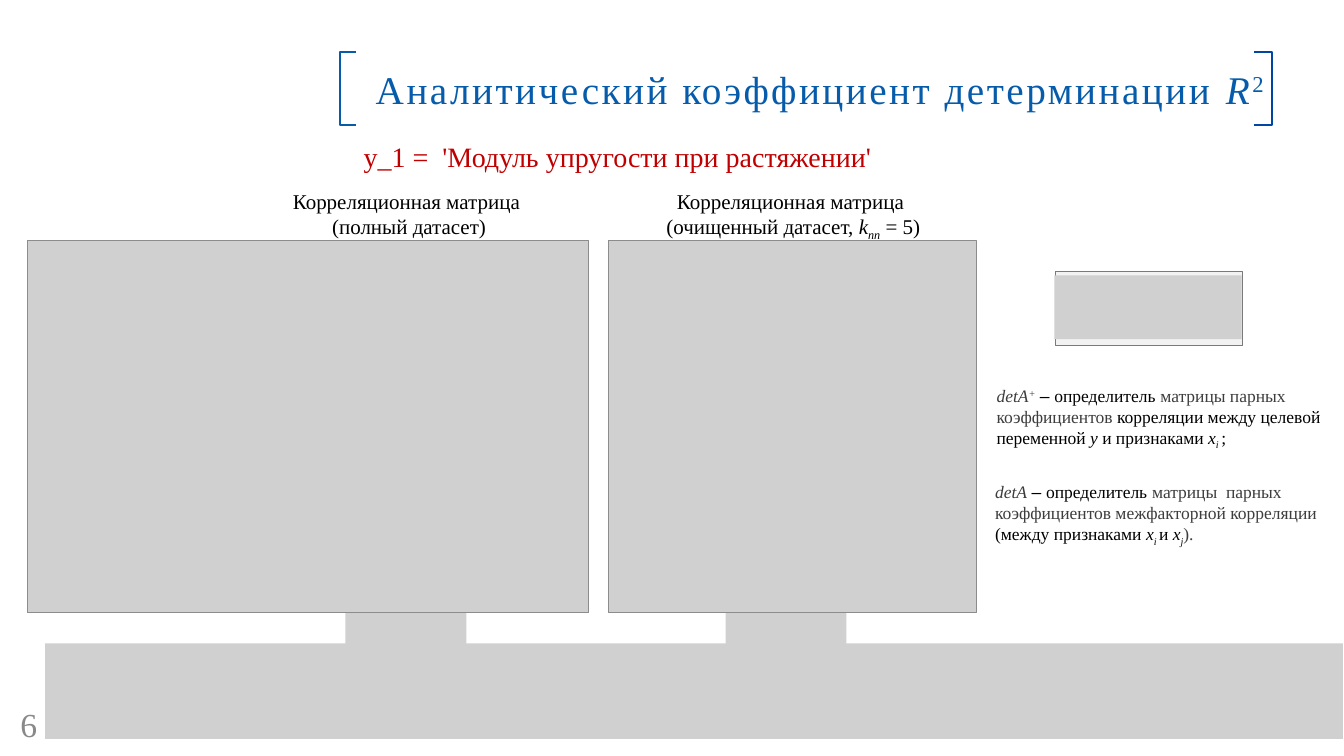
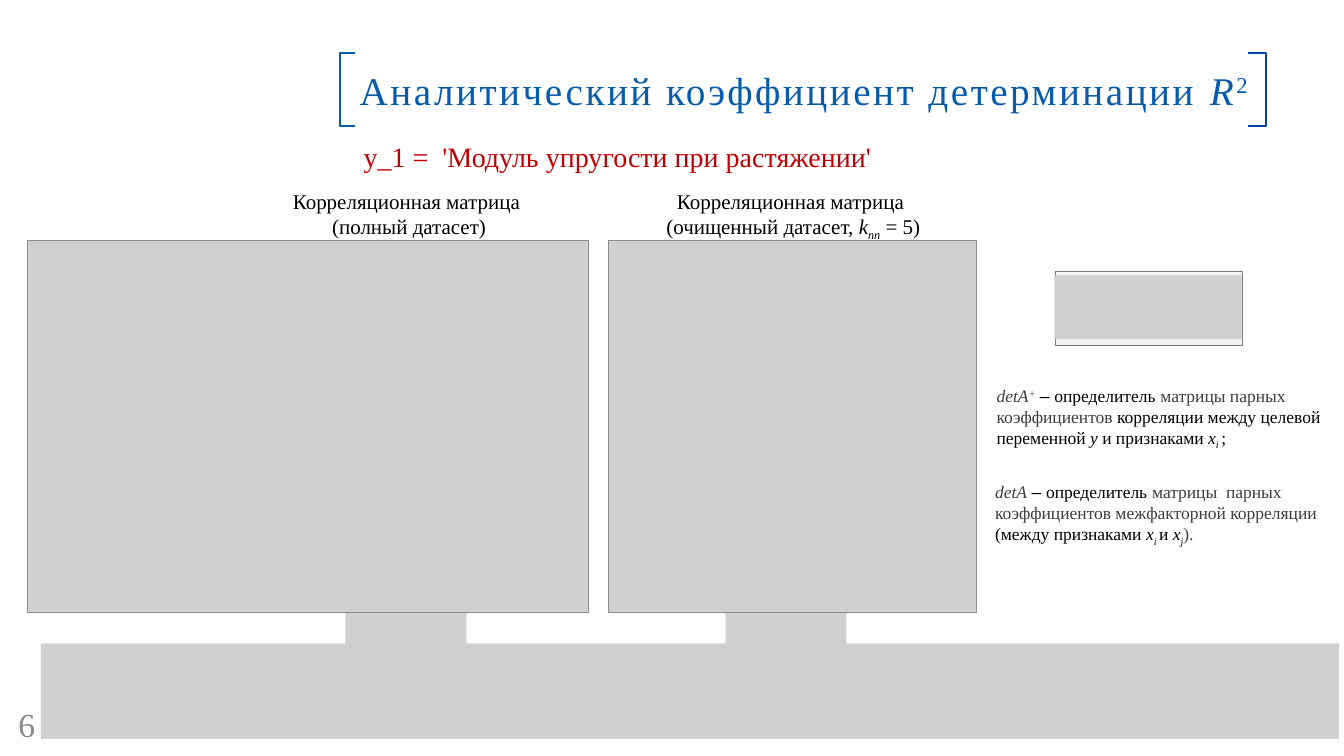
Before and after one commit to GorshkovAndrey/BMSTU, a slide deck: slide 6 of Для защиты ВКР/Презентация ВКР. Горшков А. В..pptx. Drawn at 1344x756 pixels with LibreOffice and Linux fonts; fonts in the diff are those of the drawing; grey boxes stand for pictures; background and template pictures are left out. Boxes give left, top, right and bottom in pixels: in the first picture for what was removed or moved away, otherwise in the second. Text is boxed around its words. In the diff, an @@ line names an element or a change of style, - is before the commit and + after.

```diff
--- a/Для защиты ВКР/Презентация ВКР. Горшков А. В..pptx
+++ b/Для защиты ВКР/Презентация ВКР. Горшков А. В..pptx
@@ rectangle "Аналитический коэффициент детерминации R2": place and size @@
-rectangle "Аналитический коэффициент детерминации R2" at box(315, 51, 1325, 125)
+rectangle "Аналитический коэффициент детерминации R2" at box(315, 52, 1293, 126)
@@ freeform shape: place and size @@
-freeform shape at box(1254, 51, 1272, 125)
+freeform shape at box(1248, 52, 1266, 126)
@@ picture: place and size @@
-picture at box(45, 643, 1344, 739)
+picture at box(41, 643, 1340, 739)
```
Also in this commit, not shown: 3 other slides changed.
